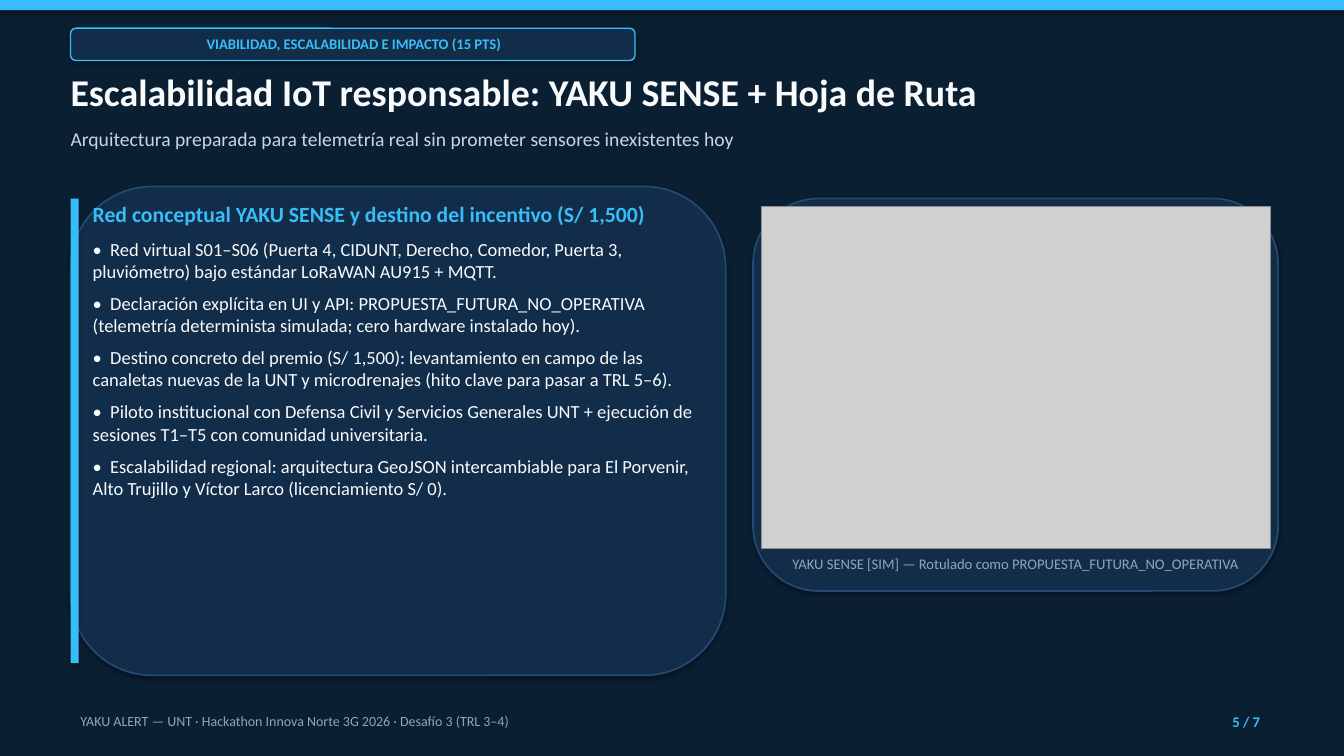
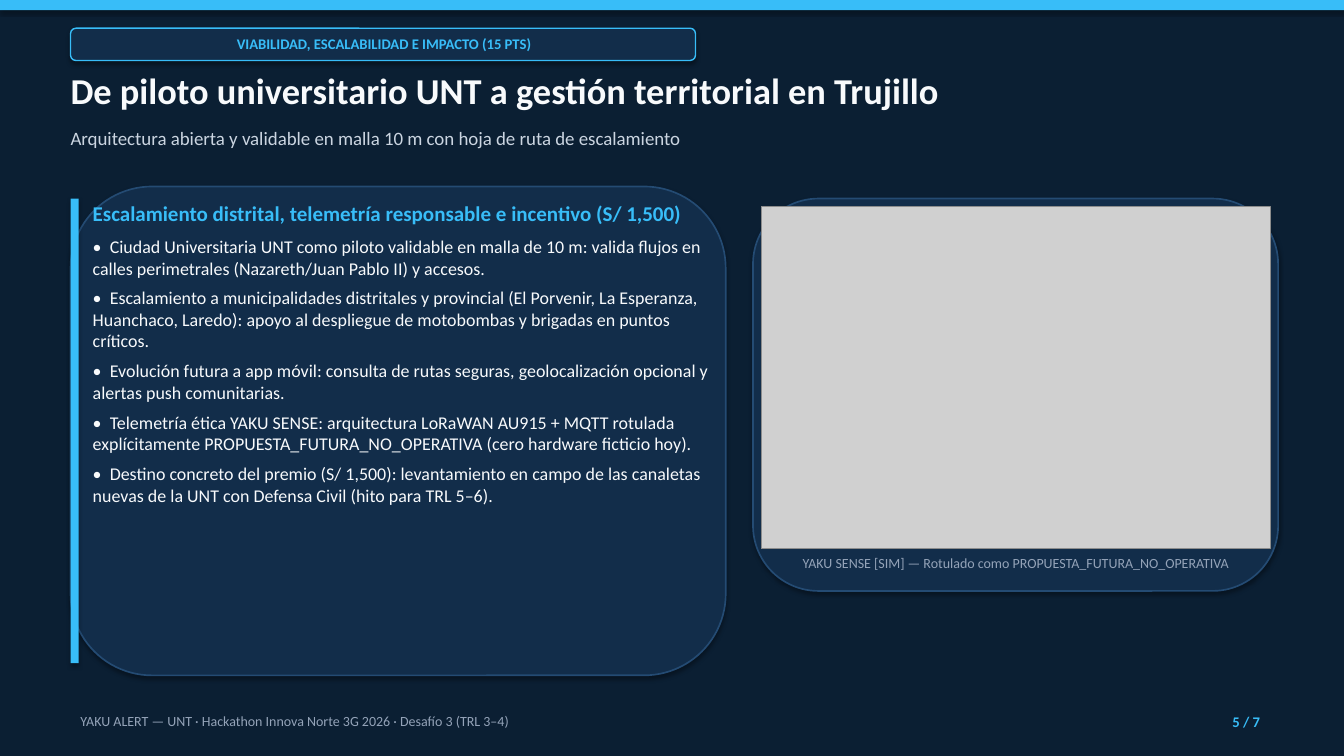
Before and after one commit to Prolexis/yaku-alert-unt, a slide deck: slide 5 of pitch/YAKU_ALERT_UNT_PITCH.pptx. Drawn at 1344x756 pixels with LibreOffice and Linux fonts; fonts in the diff are those of the drawing; grey boxes stand for pictures. Boxes give left, top, right and bottom in pixels: in the first picture for what was removed or moved away, otherwise in the second. Text is boxed around its words. In the diff, an @@ line names an element or a change of style, - is before the commit and + after.

Commit message:
docs(pitch): update 7-slide pitch deck and jurado defense guide with feedback from Trujillo risk specialists

```diff
--- a/pitch/YAKU_ALERT_UNT_PITCH.pptx
+++ b/pitch/YAKU_ALERT_UNT_PITCH.pptx
@@ rounded rectangle "VIABILIDAD, ESCALABILIDAD E IMPACTO (15 ...": place and size @@
-rounded rectangle "VIABILIDAD, ESCALABILIDAD E IMPACTO (15 ..." at box(71, 28, 635, 60)
+rounded rectangle "VIABILIDAD, ESCALABILIDAD E IMPACTO (15 ..." at box(71, 28, 696, 60)
@@ text at box(71, 78, 938, 110): text changed; size 27 to 26 pt @@
-Escalabilidad IoT responsable: YAKU SENSE + Hoja de Ruta
+De piloto universitario UNT a gestión territorial en Trujillo
@@ text at box(71, 132, 680, 148): text changed; size 14 to 13.5 pt @@
-Arquitectura preparada para telemetría real sin prometer sensores inexistentes hoy
+Arquitectura abierta y validable en malla 10 m con hoja de ruta de escalamiento
@@ text at box(93, 204, 708, 505): text changed; size 13.2 to 12.8 pt @@
-Red conceptual YAKU SENSE y destino del incentivo (S/ 1,500)
-• Red virtual S01–S06 (Puerta 4, CIDUNT, Derecho, Comedor, Puerta 3, pluviómetro) bajo estándar LoRaWAN AU915 + MQTT.
-• Declaración explícita en UI y API: PROPUESTA_FUTURA_NO_OPERATIVA (telemetría determinista simulada; cero hardware instalado hoy).
-• Destino concreto del premio (S/ 1,500): levantamiento en campo de las canaletas nuevas de la UNT y microdrenajes (hito clave para pasar a TRL 5–6).
-• Piloto institucional con Defensa Civil y Servicios Generales UNT + ejecución de sesiones T1–T5 con comunidad universitaria.
-• Escalabilidad regional: arquitectura GeoJSON intercambiable para El Porvenir, Alto Trujillo y Víctor Larco (licenciamiento S/ 0).
+Escalamiento distrital, telemetría responsable e incentivo (S/ 1,500)
+• Ciudad Universitaria UNT como piloto validable en malla de 10 m: valida flujos en calles perimetrales (Nazareth/Juan Pablo II) y accesos.
+• Escalamiento a municipalidades distritales y provincial (El Porvenir, La Esperanza, Huanchaco, Laredo): apoyo al despliegue de motobombas y brigadas en puntos críticos.
+• Evolución futura a app móvil: consulta de rutas seguras, geolocalización opcional y alertas push comunitarias.
+• Telemetría ética YAKU SENSE: arquitectura LoRaWAN AU915 + MQTT rotulada explícitamente PROPUESTA_FUTURA_NO_OPERATIVA (cero hardware ficticio hoy).
+• Destino concreto del premio (S/ 1,500): levantamiento en campo de las canaletas nuevas de la UNT con Defensa Civil (hito para TRL 5–6).
@@ text "YAKU SENSE [SIM] — Rotulado ..." at box(803, 558, 1229, 570): size 10.5 to 10 pt @@
```
Also in this commit, not shown: 6 other slides changed, 2 other files.
